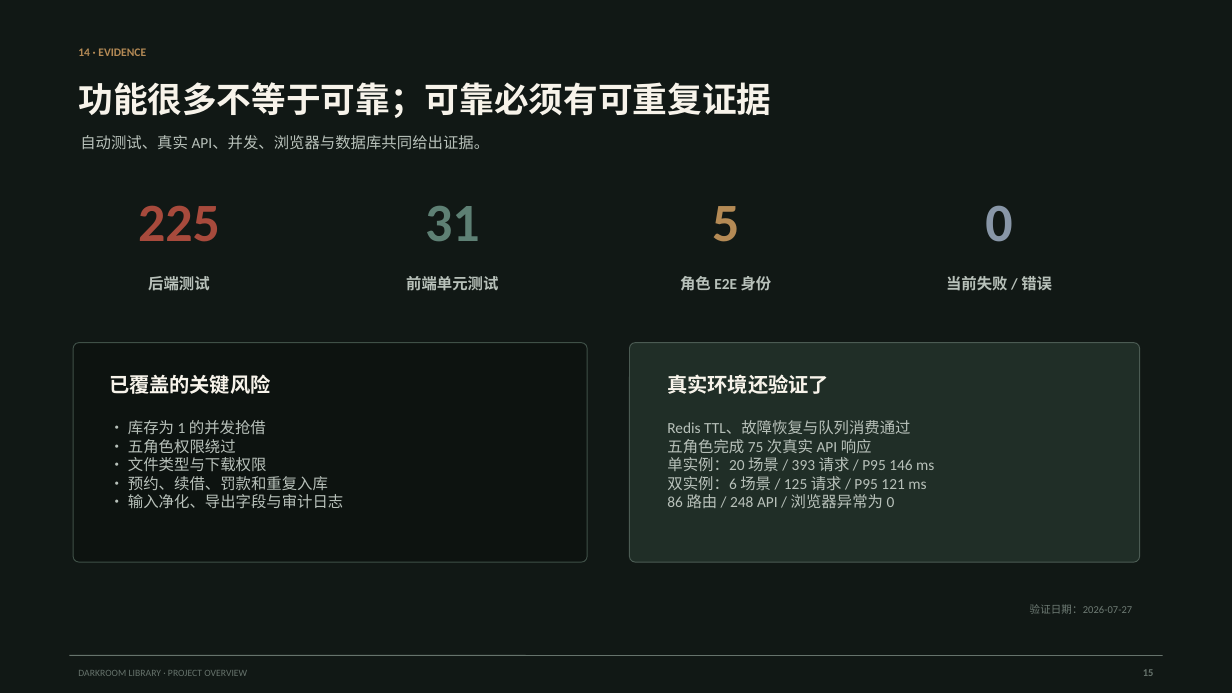
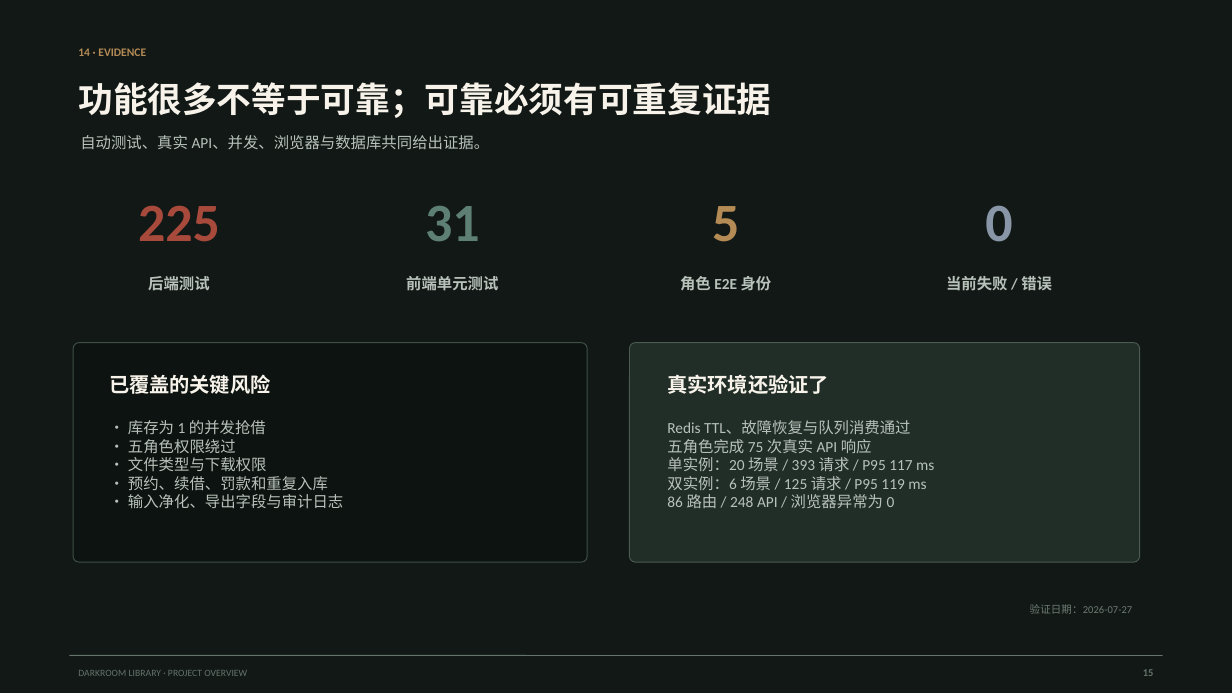
Before and after one commit to NoctilumeDev/DarkRoomLibrary, a slide deck: slide 15 of docs/DarkRoomLibrary-project-overview.pptx. Drawn at 1232x693 pixels with LibreOffice and Linux fonts; fonts in the diff are those of the drawing. Boxes give left, top, right and bottom in pixels: in the first picture for what was removed or moved away, otherwise in the second. Text is boxed around its words. In the diff, an @@ line names an element or a change of style, - is before the commit and + after.

```diff
--- a/docs/DarkRoomLibrary-project-overview.pptx
+++ b/docs/DarkRoomLibrary-project-overview.pptx
@@ text at (667,457,934,490): text changed @@
-单实例：20 场景 / 393 请求 / P95 146 ms
-双实例：6 场景 / 125 请求 / P95 121 ms
+单实例：20 场景 / 393 请求 / P95 117 ms
+双实例：6 场景 / 125 请求 / P95 119 ms
```
Also in this commit, not shown: 1 other slide changed, 28 other files.
